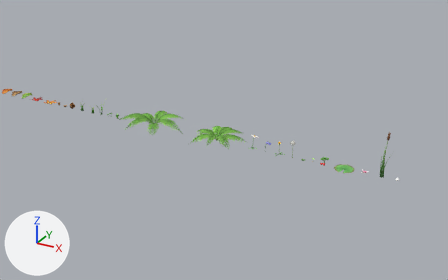
Before and after pictures for a commit that changed the Blender file blender/forest_kit.blend.
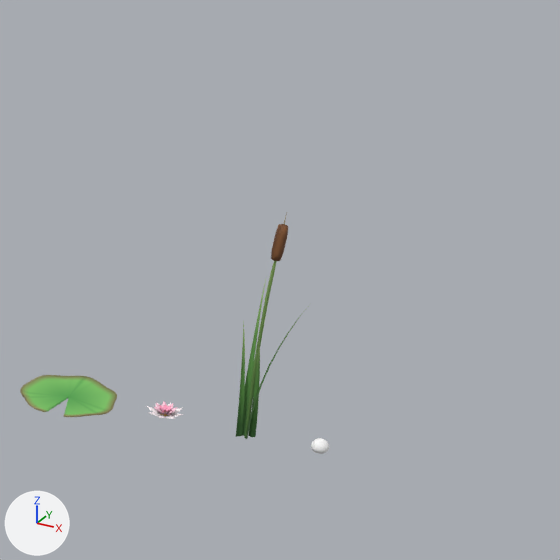
Old and new are each drawn from a 50 mm camera at (545.5, -166.3, 84.0) aimed at (466.2, -22.2, 11.9) and again close up on the part from 74% to 100% of the width and 30% to 73% of the height. Every picture has the same lights, and +X, +Y and +Z are marked at lower left. The first two pictures are the older version.

In view in the first close-up: 'Dewdrop', 'LilyPad', 'Reed', 'WaterLily'.
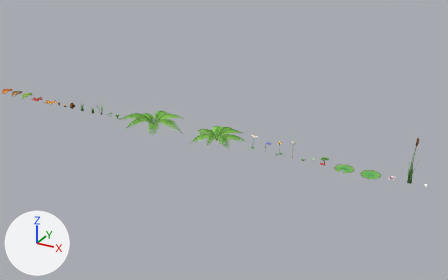
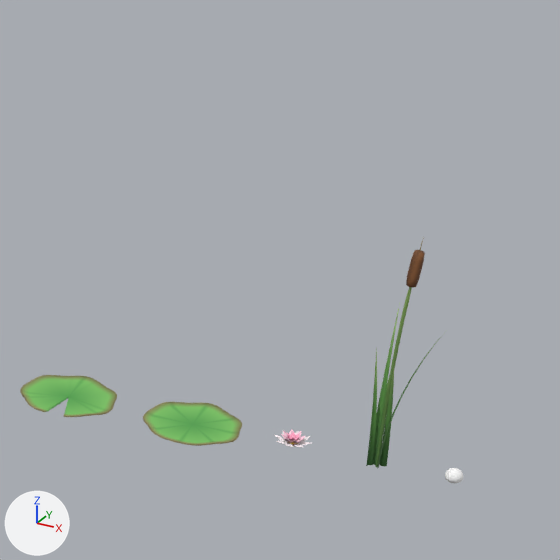
Boxes (x1, y1, x2, y2) around the edits, measured in the close-ups (560 x 560 px):
'Reed', moved
    before: (236, 213, 310, 439)
    after: (366, 236, 446, 468)
'LilyPad_Col', added (green)
    after: (143, 402, 242, 446)
'WaterLily', moved
    before: (147, 401, 184, 419)
    after: (274, 429, 310, 447)
'Dewdrop', moved
    before: (311, 438, 329, 454)
    after: (445, 468, 463, 483)

The change, as a list of edits to the scene's bpy script:
```text
Add me_lilypad_col:
    me_lilypad_col.from_pydata(...)  # 385 vertices, 384 faces; spans x -3.07..3.01, y -2.97..3.08, z -0.04..0.17
    me_lilypad_col.polygons.foreach_set('use_smooth', [True] * 384)
    me_lilypad_col.materials.append(mat_vertexcolor)
Change ob_waterlily:
    ob_waterlily.location: (502.01, 0.0, 0.0) -> (510.12, 0.0, 0.0)
Change ob_reed:
    ob_reed.location: (507.25, 0.0, 0.0) -> (515.37, 0.0, 0.0)
Change ob_dewdrop:
    ob_dewdrop.location: (511.81, 0.0, 0.0) -> (519.93, 0.0, 0.0)
Add ob_lilypad_col:
    ob_lilypad_col = bpy.data.objects.new('LilyPad_Col', me_lilypad_col)
    ob_lilypad_col.location = (503.85, 0.0, 0.0)
    _m = ob_lilypad_col.modifiers.new('Solidify', 'SOLIDIFY')
    _m.thickness = 0.08
    _m.use_even_offset = True
```
